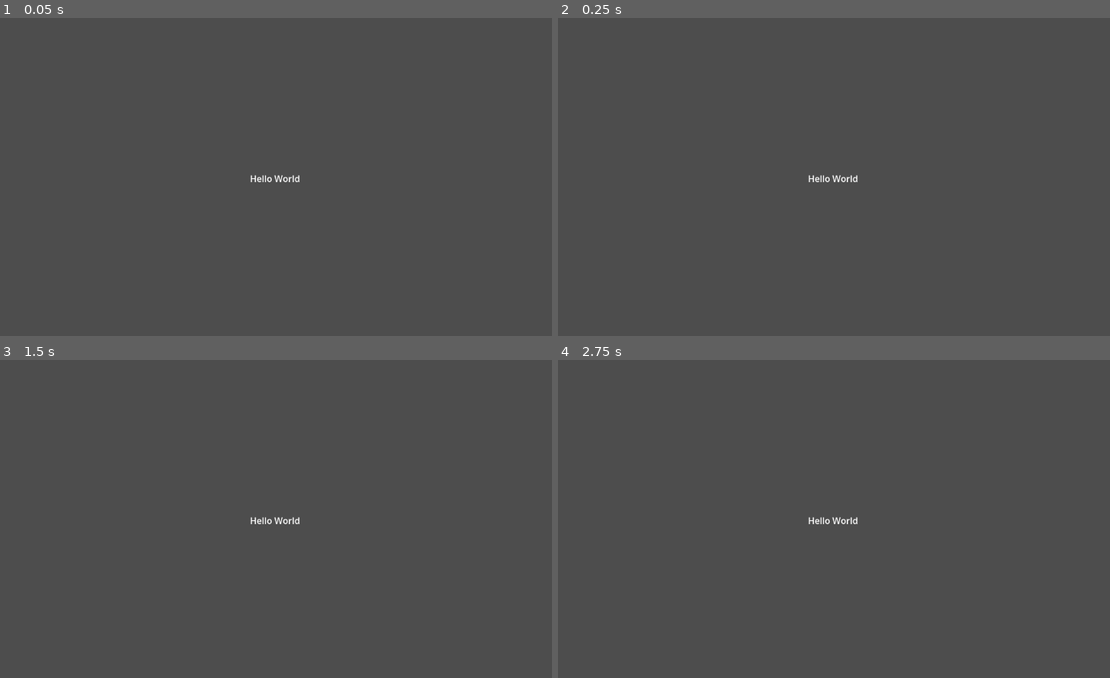
Above: before the commit, frames 1-4 (two rows, left to right).
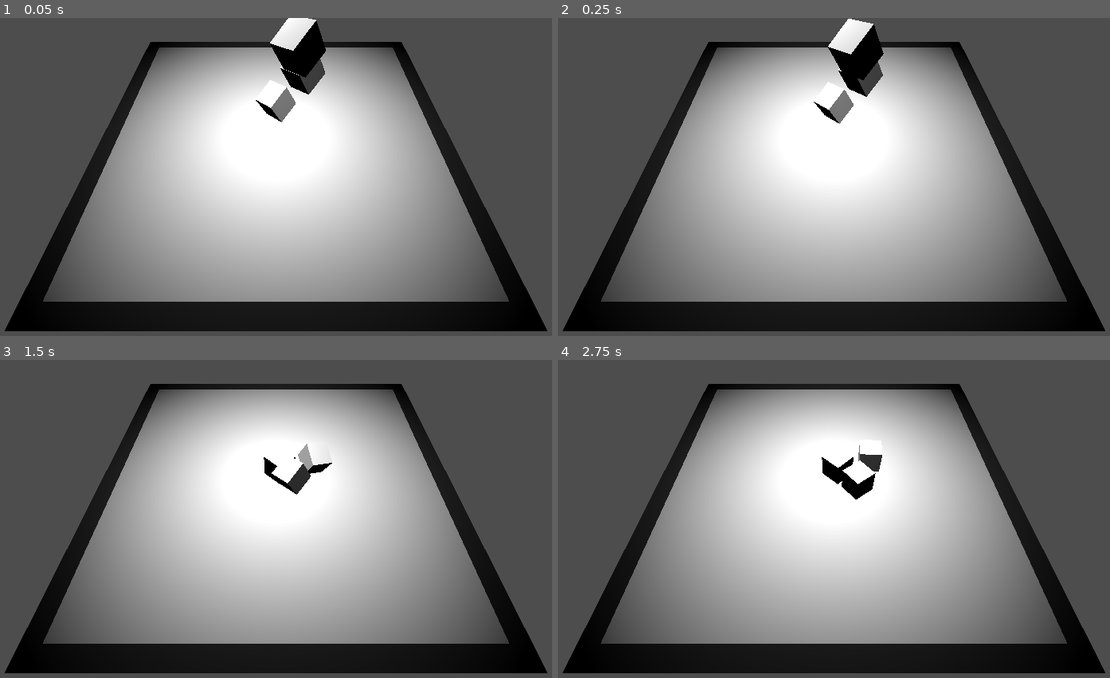
Above: after the commit, the same moments.

Repository: John-Popovici/duel-of-the-eights
Game: Godot game, scene res://Scenes/game_scene.tscn
The game is run twice, just before and just after one commit, with the same random seed, the same clock (stepped at 60 frames per second) and the same inputs. Before the commit the project starts from res://Scenes/label.tscn.
Inputs:
- Up to frame 1 (0.05 s): no input
- Up to frame 2 (0.25 s): no input
- Up to frame 3 (1.5 s): no input
- Up to frame 4 (2.75 s): no input

The runs differ from the first frame. In frame 1, 63% of the frame differs, in the area x 0-100%, y 0-99%; in frame 2, 63%; in frame 3, 62%; in frame 4, 62%.

Commit message:
Basic 3D environment setup

Diff:
--- /dev/null
+++ b/src/Scenes/game_scene.tscn
@@ -0,0 +1,75 @@
+[gd_scene load_steps=7 format=3 uid="uid://dxwfosg6try75"]
+
+[sub_resource type="BoxMesh" id="BoxMesh_c0fec"]
+
+[sub_resource type="StandardMaterial3D" id="StandardMaterial3D_3mbto"]
+albedo_color = Color(0, 0, 0, 1)
+
+[sub_resource type="BoxMesh" id="BoxMesh_47imm"]
+
+[sub_resource type="BoxShape3D" id="BoxShape3D_m0ph7"]
+
+[sub_resource type="BoxMesh" id="BoxMesh_kwmu1"]
+
+[sub_resource type="BoxShape3D" id="BoxShape3D_yb52v"]
+
+[node name="Game_Scene" type="Node3D"]
+
+[node name="Camera3D" type="Camera3D" parent="."]
+transform = Transform3D(1, 0, 0, 0, 0.5, 0.866025, 0, -0.866025, 0.5, 0, 25, 25)
+
+[node name="GameBoard" type="MeshInstance3D" parent="."]
+transform = Transform3D(50, 0, 0, 0, 0.5, 0, 0, 0, 50, 0, 0, 0)
+mesh = SubResource("BoxMesh_c0fec")
+surface_material_override/0 = SubResource("StandardMaterial3D_3mbto")
+
+[node name="RaisedTable" type="MeshInstance3D" parent="GameBoard"]
+transform = Transform3D(0.9, 0, 0, 0, 2, 0, 0, 0, 0.9, 0, 0, 0)
+mesh = SubResource("BoxMesh_47imm")
+skeleton = NodePath("../..")
+
+[node name="StaticBody3D" type="StaticBody3D" parent="GameBoard/RaisedTable"]
+
+[node name="CollisionShape3D" type="CollisionShape3D" parent="GameBoard/RaisedTable/StaticBody3D"]
+shape = SubResource("BoxShape3D_m0ph7")
+
+[node name="SpotLight3D" type="SpotLight3D" parent="."]
+transform = Transform3D(1, 0, 0, 0, -4.37114e-08, 1, 0, -1, -4.37114e-08, 0, 35, 0)
+spot_range = 70.0
+spot_attenuation = -0.5
+spot_angle_attenuation = 2.37841
+
+[node name="DiceContainer" type="Node3D" parent="."]
+
+[node name="Dice" type="RigidBody3D" parent="DiceContainer"]
+transform = Transform3D(0.651295, -0.443173, -0.615965, 0.178731, 0.878489, -0.443071, 0.737475, 0.178478, 0.651364, 0, 5.66481, 0)
+
+[node name="MeshInstance3D" type="MeshInstance3D" parent="DiceContainer/Dice"]
+transform = Transform3D(3, 0, 0, 0, 3, 0, 0, 0, 3, 0, 0, 0)
+mesh = SubResource("BoxMesh_kwmu1")
+
+[node name="CollisionShape3D" type="CollisionShape3D" parent="DiceContainer/Dice"]
+transform = Transform3D(3, 0, 0, 0, 3, 0, 0, 0, 3, 0, 0, 0)
+shape = SubResource("BoxShape3D_yb52v")
+
+[node name="Dice2" type="RigidBody3D" parent="DiceContainer"]
+transform = Transform3D(0.651295, -0.443173, -0.615965, 0.178731, 0.878489, -0.443071, 0.737475, 0.178478, 0.651364, 3, 9.66481, 0)
+
+[node name="MeshInstance3D" type="MeshInstance3D" parent="DiceContainer/Dice2"]
+transform = Transform3D(3, 0, 0, 0, 3, 0, 0, 0, 3, 0, 0, 0)
+mesh = SubResource("BoxMesh_kwmu1")
+
+[node name="CollisionShape3D" type="CollisionShape3D" parent="DiceContainer/Dice2"]
+transform = Transform3D(3, 0, 0, 0, 3, 0, 0, 0, 3, 0, 0, 0)
+shape = SubResource("BoxShape3D_yb52v")
+
+[node name="Dice3" type="RigidBody3D" parent="DiceContainer"]
+transform = Transform3D(0.651295, -0.443173, -0.615965, 0.178731, 0.878489, -0.443071, 0.737475, 0.178478, 0.651364, 2, 13.6648, 3)
+
+[node name="MeshInstance3D" type="MeshInstance3D" parent="DiceContainer/Dice3"]
+transform = Transform3D(3, 0, 0, 0, 3, 0, 0, 0, 3, 0, 0, 0)
+mesh = SubResource("BoxMesh_kwmu1")
+
+[node name="CollisionShape3D" type="CollisionShape3D" parent="DiceContainer/Dice3"]
+transform = Transform3D(3, 0, 0, 0, 3, 0, 0, 0, 3, 0, 0, 0)
+shape = SubResource("BoxShape3D_yb52v")
--- a/src/Scenes/label.tscn
+++ /dev/null
@@ -1,8 +0,0 @@
-[gd_scene format=3 uid="uid://l4dcrarmw2ud"]
-
-[node name="Label" type="Label"]
-offset_left = 529.0
-offset_top = 279.0
-offset_right = 620.0
-offset_bottom = 302.0
-text = "Hello World"
--- a/src/project.godot
+++ b/src/project.godot
@@ -11,7 +11,7 @@
 [application]
 
 config/name="duel-of-the-eights"
-run/main_scene="res://Scenes/label.tscn"
+run/main_scene="res://Scenes/game_scene.tscn"
 config/features=PackedStringArray("4.3", "GL Compatibility")
 config/icon="res://icon.svg"
 
